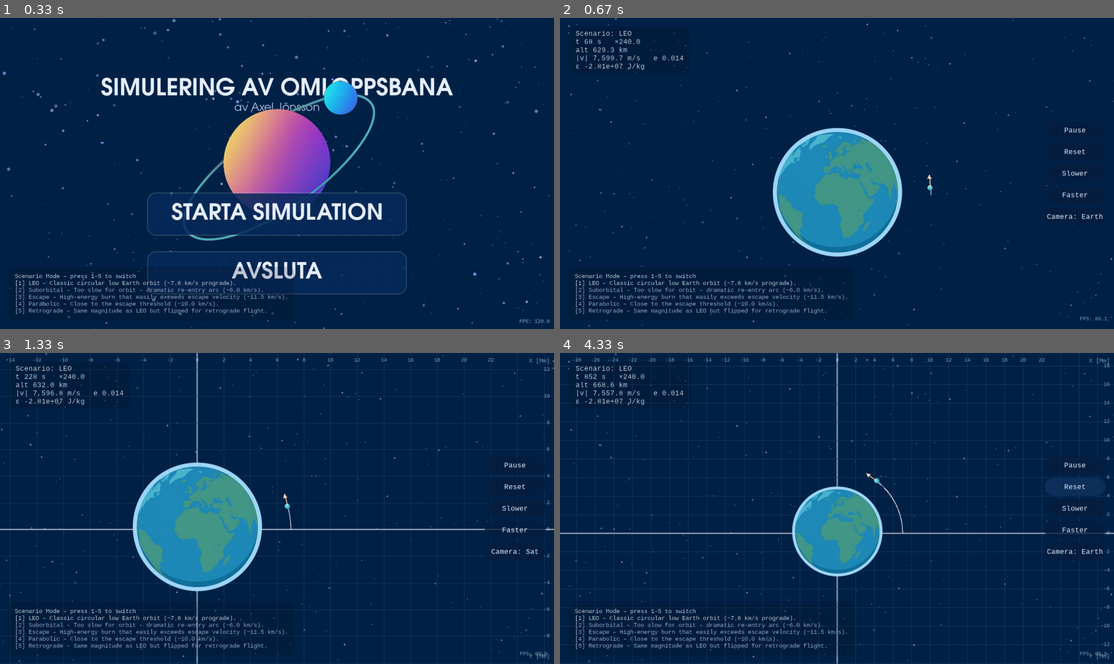
Above: before the commit, frames 1-4 (two rows, left to right).
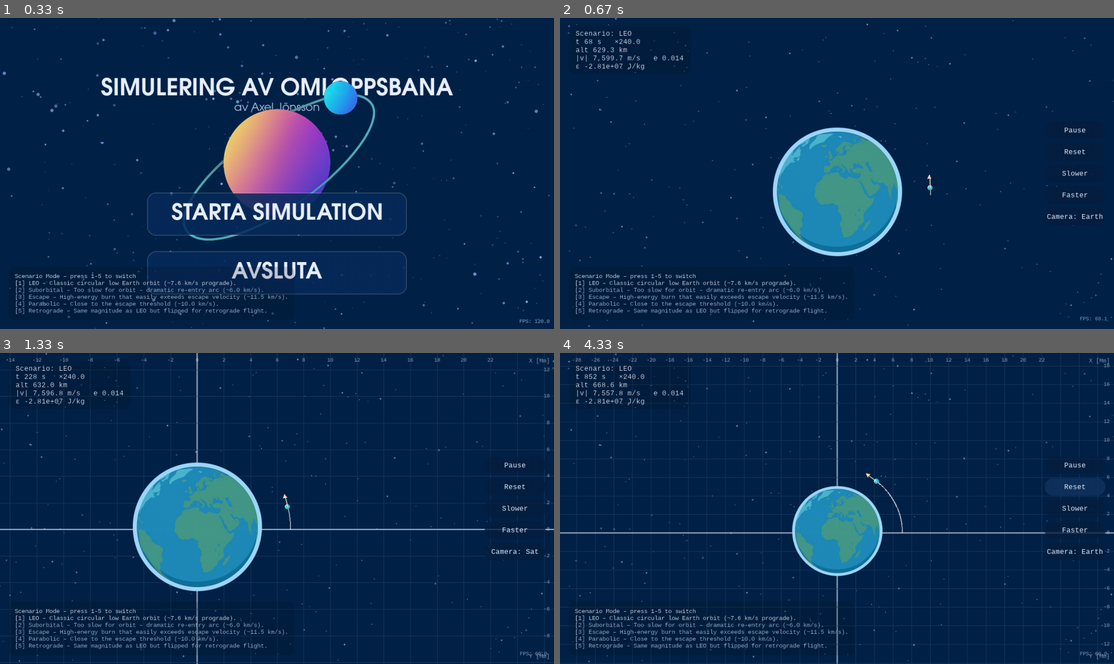
Above: after the commit, the same moments.

Repository: askel-dev/gymnasiearbete-omloppsbana
Game: pygame game, started from src/orbit_pygame.py
Two runs of this game, one before a commit and one after it. Both use one fixed random seed, a clock stepped at 60 frames per second and the inputs below.
Inputs (mouse positions are in pixels of both pictures, inside the frame that each line leads up to):
- Up to frame 1 (0.33 s): no input
- Up to frame 2 (0.67 s): press the mouse at (837, 213) at 0.37 s; move the mouse to (842, 238) at 0.47 s; release the mouse at (853, 263) at 0.6 s
- Up to frame 3 (1.33 s): tap G at 0.67 s; tap C at 1 s
- Up to frame 4 (4.33 s): click "Reset" at 1.38 s; hold Right 1.67-2.13 s; tap Space at 1.73, 2.03, 2.23, 2.57, 2.87, 3.07, 3.37, 3.63, 3.97, 4.27 s; tap G at 1.82, 3.15 s; hold Up 2.17-2.47 s; tap - at 2.32, 3.72 s; hold Right 2.5-2.97 s; hold Left 3-3.53 s; hold Down 3.57-3.87 s; hold Left 3.9-4.3 s

Frame 1 is identical in both runs. In frame 2, 0.4% of the frame differs, in the area x 38-68%, y 35-77%; in frame 3, less than 0.1%; in frame 4, 0.9%, in the area x 0-100%, y 38-95%.

Commit message:
Revert "Preserve fractional screen positions during rendering"

Diff:
--- a/src/orbit_pygame.py
+++ b/src/orbit_pygame.py
@@ -101,7 +101,7 @@
 
 def draw_earth(
     surface: pygame.Surface,
-    position: tuple[float, float],
+    position: tuple[int, int],
     radius: int,
 ) -> None:
     if radius <= 0:
@@ -109,7 +109,7 @@
 
     diameter = radius * 2
     sprite = _get_scaled_earth_sprite(diameter)
-    rect = sprite.get_rect(center=round_pos(position))
+    rect = sprite.get_rect(center=position)
     surface.blit(sprite, rect)
 
 
@@ -142,8 +142,8 @@
 
 def draw_satellite(
     surface: pygame.Surface,
-    position: tuple[float, float],
-    planet_position: tuple[float, float] | None,
+    position: tuple[int, int],
+    planet_position: tuple[int, int] | None,
     radius: int,
 ) -> None:
     if radius <= 0:
@@ -155,8 +155,8 @@
         distance = math.hypot(dx, dy)
         if distance != 0:
             offset_scale = radius * 0.6
-            offset_x = dx / distance * offset_scale
-            offset_y = dy / distance * offset_scale
+            offset_x = int(dx / distance * offset_scale)
+            offset_y = int(dy / distance * offset_scale)
         else:
             offset_x = offset_y = 0
         shadow_surface = pygame.Surface((radius * 4, radius * 4), pygame.SRCALPHA)
@@ -167,18 +167,18 @@
             radius,
         )
         shadow_rect = shadow_surface.get_rect(
-            center=round_pos((position[0] + offset_x, position[1] + offset_y))
+            center=(position[0] + offset_x, position[1] + offset_y)
         )
         surface.blit(shadow_surface, shadow_rect)
 
     sat_surface = _satellite_surface(radius)
-    sat_rect = sat_surface.get_rect(center=round_pos(position))
+    sat_rect = sat_surface.get_rect(center=position)
     surface.blit(sat_surface, sat_rect)
 
 
 def draw_heating_glow(
     surface: pygame.Surface,
-    position: tuple[float, float],
+    position: tuple[int, int],
     radius: int,
     intensity: float,
 ) -> None:
@@ -204,13 +204,13 @@
             (center, center),
             max(1, int(glow_radius * 0.55)),
         )
-    glow_rect = glow_surface.get_rect(center=round_pos(position))
+    glow_rect = glow_surface.get_rect(center=position)
     surface.blit(glow_surface, glow_rect)
 
 
 def draw_marker_pin(
     surface: pygame.Surface,
-    position: tuple[float, float],
+    position: tuple[int, int],
     *,
     color: tuple[int, int, int],
     alpha: int,
@@ -236,21 +236,21 @@
     pygame.draw.polygon(
         surface,
         (*color, alpha),
-        [round_pos(base_left), round_pos(base_right), round_pos(tip)],
+        [base_left, base_right, tip],
     )
 
     pygame.draw.line(
         surface,
         (*color, min(255, int(alpha * 0.95))),
-        round_pos(position),
-        round_pos(tip),
+        position,
+        tip,
         2,
     )
 
 
 def draw_menu_planet(
     surface: pygame.Surface,
-    center: tuple[float, float],
+    center: tuple[int, int],
     diameter: int,
     *,
     image: pygame.Surface | None = None,
@@ -272,7 +272,7 @@
         if scaled is None:
             scaled = pygame.transform.smoothscale(image, new_size).convert_alpha()
             _MENU_PLANET_CACHE[cache_key] = scaled
-        rect = scaled.get_rect(center=round_pos(center))
+        rect = scaled.get_rect(center=center)
         surface.blit(scaled, rect)
         return
 
@@ -284,40 +284,28 @@
         (radius, radius),
         radius,
     )
-    surface.blit(
-        planet_surface, planet_surface.get_rect(center=round_pos(center))
-    )
+    surface.blit(planet_surface, planet_surface.get_rect(center=center))
 
 
 def draw_velocity_arrow(
     surface: pygame.Surface,
-    start: tuple[float, float],
-    end: tuple[float, float],
+    start: tuple[int, int],
+    end: tuple[int, int],
     head_length: int,
     head_angle_deg: float,
 ) -> None:
-    pygame.draw.line(
-        surface,
-        VEL_ARROW_COLOR,
-        round_pos(start),
-        round_pos(end),
-        2,
-    )
+    pygame.draw.line(surface, VEL_ARROW_COLOR, start, end, 2)
     angle = math.atan2(start[1] - end[1], end[0] - start[0])
     head_angle = math.radians(head_angle_deg)
     left = (
-        end[0] - head_length * math.cos(angle - head_angle),
-        end[1] + head_length * math.sin(angle - head_angle),
+        int(end[0] - head_length * math.cos(angle - head_angle)),
+        int(end[1] + head_length * math.sin(angle - head_angle)),
     )
     right = (
-        end[0] - head_length * math.cos(angle + head_angle),
-        end[1] + head_length * math.sin(angle + head_angle),
+        int(end[0] - head_length * math.cos(angle + head_angle)),
+        int(end[1] + head_length * math.sin(angle + head_angle)),
     )
-    pygame.draw.polygon(
-        surface,
-        VEL_ARROW_COLOR,
-        [round_pos(end), round_pos(left), round_pos(right)],
-    )
+    pygame.draw.polygon(surface, VEL_ARROW_COLOR, [end, left, right])
 
 
 def generate_starfield(num_stars: int) -> list[dict[str, object]]:
@@ -422,19 +410,13 @@
         if x_world > world_right + spacing:
             break
         sx, _ = world_to_screen(x_world, cy, ppm, camera_center)
-        if 0.0 <= sx <= width:
-            draw_x = clamp(sx, 0.0, float(width))
+        if 0 <= sx <= width:
+            draw_x = int(clamp(sx, 0, width))
             is_origin_line = abs(x_world) < spacing * 0.5
             color = origin_line_color if is_origin_line else line_color
             width_px = origin_line_width if is_origin_line else 1
-            pygame.draw.line(
-                surface,
-                color,
-                round_pos((draw_x, 0.0)),
-                round_pos((draw_x, float(height))),
-                width_px,
-            )
-            if 0.0 <= sx <= width and GRID_LABEL_MARGIN < sx < width - 140:
+            pygame.draw.line(surface, color, (draw_x, 0), (draw_x, height), width_px)
+            if 0 <= sx <= width and GRID_LABEL_MARGIN < sx < width - 140:
                 label_text = _format_megameters(x_world)
                 if label_text:
                     label_surf = get_text_surface(
@@ -444,7 +426,7 @@
                         label_surf = label_surf.copy()
                         label_surf.set_alpha(GRID_LABEL_ALPHA)
                     rect = label_surf.get_rect()
-                    rect.midtop = round_pos((sx, float(GRID_LABEL_MARGIN)))
+                    rect.midtop = (sx, GRID_LABEL_MARGIN)
                     if rect.bottom <= height:
                         surface.blit(label_surf, rect)
 
@@ -455,22 +437,13 @@
         if y_world > world_top + spacing:
             break
         _, sy = world_to_screen(cx, y_world, ppm, camera_center)
-        if 0.0 <= sy <= height:
-            draw_y = clamp(sy, 0.0, float(height))
+        if 0 <= sy <= height:
+            draw_y = int(clamp(sy, 0, height))
             is_origin_line = abs(y_world) < spacing * 0.5
             color = origin_line_color if is_origin_line else line_color
             width_px = origin_line_width if is_origin_line else 1
-            pygame.draw.line(
-                surface,
-                color,
-                round_pos((0.0, draw_y)),
-                round_pos((float(width), draw_y)),
-                width_px,
-            )
-            if (
-                0.0 <= sy <= height
-                and GRID_LABEL_MARGIN * 2 < sy < height - GRID_LABEL_MARGIN
-            ):
+            pygame.draw.line(surface, color, (0, draw_y), (width, draw_y), width_px)
+            if 0 <= sy <= height and GRID_LABEL_MARGIN * 2 < sy < height - GRID_LABEL_MARGIN:
                 label_text = _format_megameters(y_world)
                 if label_text:
                     label_surf = get_text_surface(
@@ -480,9 +453,7 @@
                         label_surf = label_surf.copy()
                         label_surf.set_alpha(GRID_LABEL_ALPHA)
                     rect = label_surf.get_rect()
-                    rect.midright = round_pos(
-                        (float(width - GRID_LABEL_MARGIN), sy)
-                    )
+                    rect.midright = (width - GRID_LABEL_MARGIN, sy)
                     if rect.left >= 0:
                         surface.blit(label_surf, rect)
 
@@ -874,21 +845,11 @@
     e_vec = np.cross(v3, h)/MU - r3/np.linalg.norm(r3)
     return np.linalg.norm(e_vec[:2])
 
-def world_to_screen(
-    x: float,
-    y: float,
-    ppm: float,
-    camera_center: tuple[float, float] = (0.0, 0.0),
-) -> tuple[float, float]:
+def world_to_screen(x, y, ppm, camera_center=(0.0, 0.0)):
     cx, cy = camera_center
-    sx = WIDTH * 0.5 + (x - cx) * ppm
-    sy = HEIGHT * 0.5 - (y - cy) * ppm
+    sx = WIDTH // 2 + int((x - cx) * ppm)
+    sy = HEIGHT // 2 - int((y - cy) * ppm)
     return sx, sy
-
-
-def round_pos(pos: tuple[float, float]) -> tuple[int, int]:
-    return (int(round(pos[0])), int(round(pos[1])))
-
 
 def clamp(val, lo, hi):
     return max(lo, min(hi, val))
@@ -903,17 +864,16 @@
 def draw_orbit_line(
     surface: pygame.Surface,
     color: tuple[int, int, int] | tuple[int, int, int, int],
-    points: list[tuple[float, float]],
+    points: list[tuple[int, int]],
     width: int,
 ) -> None:
     if len(points) < 2:
         return
-    rounded_points = [round_pos(point) for point in points]
     if width <= 1:
-        pygame.draw.aalines(surface, color, False, rounded_points)
+        pygame.draw.aalines(surface, color, False, points)
     else:
-        pygame.draw.lines(surface, color, False, rounded_points, width)
-        pygame.draw.aalines(surface, color, False, rounded_points)
+        pygame.draw.lines(surface, color, False, points, width)
+        pygame.draw.aalines(surface, color, False, points)
 
 
 def downsample_points(
@@ -1113,7 +1073,7 @@
     def render_marker_label(
         surface: pygame.Surface,
         marker_type: str,
-        marker_pos: tuple[float, float],
+        marker_pos: tuple[int, int],
         radius_world: float,
         *,
         pinned: bool = False,
@@ -1138,18 +1098,16 @@
         anchor_y = marker_pos[1] + direction * line_length
 
         bg_rect = pygame.Rect(0, 0, bg_width, bg_height)
-        bg_rect.center = round_pos(
-            (
-                marker_pos[0],
-                anchor_y + direction * (bg_rect.height / 2 + 6),
-            )
+        bg_rect.center = (
+            marker_pos[0],
+            int(anchor_y + direction * (bg_rect.height / 2 + 6)),
         )
 
         pygame.draw.line(
             surface,
             (*connector_color, connector_alpha),
-            round_pos(marker_pos),
-            round_pos((marker_pos[0], anchor_y)),
+            marker_pos,
+            (marker_pos[0], anchor_y),
             2,
         )
 
@@ -2079,7 +2037,7 @@
                     pygame.draw.circle(
                         ring_surface,
                         (*SHOCK_RING_COLOR, ring_alpha),
-                        round_pos(ring_center),
+                        ring_center,
                         ring_radius_px,
                         ring_width,
                     )
@@ -2105,8 +2063,8 @@
                     dir_x = vx / vmag
                     dir_y = vy / vmag
                     arrow_end = (
-                        sat_pos[0] + dir_x * arrow_length,
-                        sat_pos[1] - dir_y * arrow_length,
+                        int(round(sat_pos[0] + dir_x * arrow_length)),
+                        int(round(sat_pos[1] - dir_y * arrow_length)),
                     )
                     head_length = int(max(4, min(VEL_ARROW_HEAD_LENGTH, arrow_length * 0.6)))
                     draw_velocity_arrow(
@@ -2145,9 +2103,9 @@
                 warning_rect = warning_bg.get_rect(center=(WIDTH // 2, int(HEIGHT * 0.14)))
                 screen.blit(warning_bg, warning_rect)
 
-        hovered_marker: tuple[str, tuple[float, float], float] | None = None
+        hovered_marker: tuple[str, tuple[int, int], float] | None = None
         hovered_distance = float("inf")
-        pinned_label_entries: list[tuple[str, tuple[float, float], float]] = []
+        pinned_label_entries: list[tuple[str, tuple[int, int], float]] = []
         if orbit_markers:
             markers_snapshot = list(orbit_markers)
             latest_index: dict[str, int] = {}
@@ -2155,7 +2113,6 @@
                 latest_index[marker_type] = idx
             for idx, (marker_type, mx, my, mr) in enumerate(markers_snapshot):
                 marker_pos = world_to_screen(mx, my, ppm, camera_center_tuple)
-                rounded_marker_pos = round_pos(marker_pos)
                 dist_to_mouse = math.hypot(
                     marker_pos[0] - mouse_pos[0], marker_pos[1] - mouse_pos[1]
                 )
@@ -2171,13 +2128,13 @@
                     pygame.draw.circle(
                         label_layer,
                         (*LABEL_MARKER_PINNED_GLOW_COLOR, LABEL_MARKER_PINNED_GLOW_ALPHA),
-                        rounded_marker_pos,
+                        marker_pos,
                         LABEL_MARKER_PINNED_GLOW_RADIUS,
                     )
                     pygame.draw.circle(
                         label_layer,
                         (*LABEL_MARKER_PINNED_GLOW_COLOR, LABEL_MARKER_PINNED_OUTLINE_ALPHA),
-                        rounded_marker_pos,
+                        marker_pos,
                         radius + 4,
                         2,
                     )
@@ -2192,7 +2149,7 @@
                 pygame.draw.circle(
                     label_layer,
                     (*pin_color, alpha),
-                    rounded_marker_pos,
+                    marker_pos,
                     radius,
                 )
                 if hovered:
@@ -2202,13 +2159,13 @@
                     pygame.draw.circle(
                         label_layer,
                         (*pin_color, int(alpha * 0.4)),
-                        rounded_marker_pos,
+                        marker_pos,
                         radius + 4,
                         1,
                     )
                 labels_drawn = True
 
-        visible_labels: list[tuple[str, tuple[float, float], float, bool]] = []
+        visible_labels: list[tuple[str, tuple[int, int], float, bool]] = []
         for entry in pinned_label_entries:
             visible_labels.append((*entry, True))
         if hovered_marker is not None:
